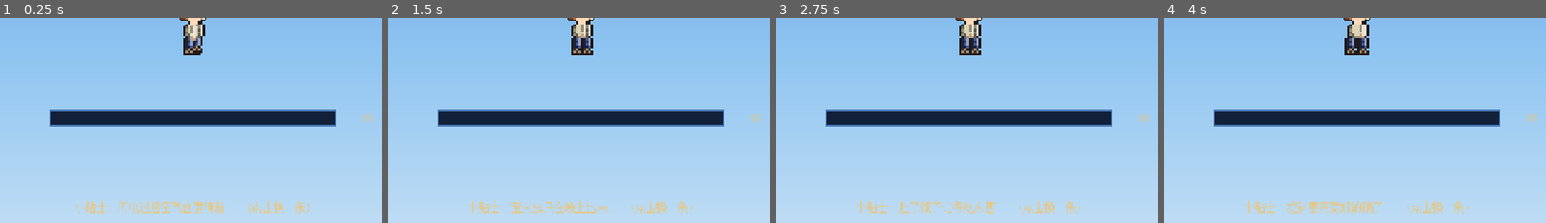
Above: before the commit, frames 1-4 (left to right).
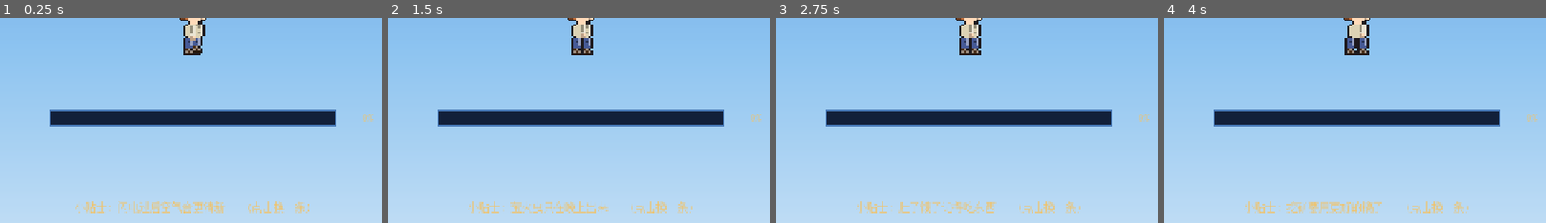
Above: after the commit, the same moments.

Repository: Nornttyy/tielaruia
Game: Godot game, scene res://scenes/ui/loading_screen.tscn
Same seed, same stepped clock (60 frames per second), same inputs: the game is played once before the commit and once after it. This scene is started directly instead of the project's main scene.
Inputs:
- Up to frame 1 (0.25 s): no input
- Up to frame 2 (1.5 s): click "小贴士: 闪电过后空气会更清新 (点击换一条)" at 0.5 s; click "小贴士: 按住 鼠标左键 挖方块 (点击换一条)" at 1.25 s
- Up to frame 3 (2.75 s): click "小贴士: 萤火虫只在晚上出来 (点击换一条)" at 2 s
- Up to frame 4 (4 s): click "小贴士: 肚子饿了记得吃东西 (点击换一条)" at 2.75 s; click "小贴士: 砍树就能拿到木头 (点击换一条)" at 3.5 s
The pictures show only the part of the screen within x 25-75%, y 41-91%; the shares and areas given below are measured in that part.

The runs differ from the first frame. In frame 1, 0.1% of the frame differs, in the area x 48-53%, y 3-15%; in frame 2, 0.2%; in frame 3, 0.2%; in frame 4, 0.1%.

Commit message:
tweak(character-art): 删衣服缝线 — 衬衫/裤子/裙子去缝, 留领口纽扣高光
用户嫌缝太多. 删: 衬衫后背竖缝E/D+内部暗纹, 裤子外侧裤缝A, 裙子竖褶缝B.
留: 领口/纽扣/前缘高光(非缝, 保form不死平). 女款 col0 改衬衫色保直背不歪.
轮廓不变, 18/18 过.

Co-Authored-By: Claude Opus 4.8 (1M context) <noreply@anthropic.com>

Diff:
--- a/scripts/art/player_art.gd
+++ b/scripts/art/player_art.gd
@@ -141,15 +141,15 @@
 	".H.",
 ]
 
-# 有扣衬衫: 后背深阴影E + 前襟纽扣(亮c+下阴D=凸起) + 领口 + 褶皱 + 下摆。
+# 干净衬衫 (用户要求删缝): 无后背竖缝/无内部暗纹, 只留领口 + 2 颗纽扣 + 前缘高光 c。
 # 细节放可见区 (中间 col3-4 被手臂挡, 不放细节)。7 宽 × 6 高。
 const _TORSO := [
 	".wwwDDc",   # 领口 DD + 前缘高光 c
-	"EwwwwDc",   # 后深阴 E + 纽扣 D + 前高光 c
-	"DwwwwEc",   # 扣下阴影 E (纽扣凸起感)
-	"EwwwwDc",   # 纽扣 D
-	"DEwwwEc",   # 后侧褶皱 E + 扣下阴影 E
-	".EDDDE.",   # 下摆深阴
+	"wwwwwDc",   # 纽扣 D + 前高光 c (后背改平, 无缝)
+	"wwwwwwc",   # 光面 (去内部暗缝)
+	"wwwwwDc",   # 纽扣 D + 前高光 c
+	"wwwwwwc",   # 光面
+	".wwwww.",   # 下摆 (平, 去深阴缝)
 ]
 # 手臂 (袖子+手), 垂在身体前。后缘深 D + 前缘亮 c; 手腕一道袖口 cc (凸起)。2 宽 × 6 高。
 const _ARM := [
@@ -160,19 +160,19 @@
 	"ks",
 	"kk",
 ]
-# 单腿 (裤 b / 阴影 B / 深阴 A / 高光 P)。外侧裤缝深A + 前缘高光P + 膝褶 + 裤脚深阴。3 宽 × 4 高。
+# 单腿 (裤 b / 阴影 B / 高光 P)。删外侧裤缝 A → 平裤腿, 只留前缘高光 P + 轻膝褶。3 宽 × 4 高。
 const _LEG := [
-	"AbP",
-	"ABP",
-	"AbP",
-	"AAb",
-]
-# 女款细腿 (2 宽, 苗条): 长裤 / 裙下裸腿 / 泳裤 各一版。外侧深裤缝 A + 前高光 P。
+	"bbP",
+	"bBP",
+	"bbP",
+	"bbb",
+]
+# 女款细腿 (2 宽, 苗条): 长裤 / 裙下裸腿 / 泳裤 各一版。删外侧裤缝, 只留前高光 P。
 const _LEG_F := [
-	"AP",
-	"AP",
-	"AP",
-	"Ab",
+	"bP",
+	"bP",
+	"bP",
+	"bb",
 ]
 const _LEG_SKIN_F := [
 	"kp",
@@ -181,8 +181,8 @@
 	"ks",
 ]
 const _LEG_TRUNK_F := [
-	"AP",
-	"AP",
+	"bP",
+	"bP",
 	"ks",
 	"ks",
 ]
@@ -214,16 +214,16 @@
 	"kss",
 	"kss",
 ]
-# 裙子 (裤色 b/B 梯形 + 腰带B + 竖褶缝 + 前高光P + 下摆深阴A)。9 宽 × 3 高。
+# 裙子 (裤色 b 梯形 + 平裙身, 删竖褶缝 + 前高光P + 下摆软角B)。9 宽 × 3 高。
 const _SKIRT := [
-	".BBBBBbP.",
-	"bBbBbbbPb",
-	"ABbBbbBPA",
-]
-# 泳裤款的腿 (上段短裤 b/B + 外侧深裤缝 A + 前缘高光 P + 下段裸腿 s/k)。3 宽 × 4 高。
+	".bbbbbbP.",
+	"bbbbbbbPb",
+	"BbbbbbbPB",
+]
+# 泳裤款的腿 (上段短裤 b + 删外侧裤缝 + 前缘高光 P + 下段裸腿 s/k)。3 宽 × 4 高。
 const _LEG_TRUNK := [
-	"AbP",
-	"AbP",
+	"bbP",
+	"bbP",
 	"kss",
 	"kss",
 ]
@@ -310,11 +310,11 @@
 	cs = clampi(cs, 0, 5)
 	var rows := [
 		".wwwDDc..",   # 肩 + 领口 DD + 前高光 c
-		"EwwwwDc..",   # 上胸 (后深阴E + 纽扣D + 前高光c)
-		"DwwwwEc..",   # 中胸 (扣下阴影E = 纽扣凸起)
-		"EwwwwDc..",   # 下胸 (纽扣D)
-		"Dwww.....",   # 腰 (收腰; 后背 col0 一条直线, 不歪)
-		"Dwwwww...",   # 胯 (外扩, 比腰宽一截)
+		"wwwwwDc..",   # 上胸 (纽扣D + 前高光c, 删后背缝)
+		"wwwwwwc..",   # 中胸 (光面, 去内部暗纹)
+		"wwwwwDc..",   # 下胸 (纽扣D)
+		"wwww.....",   # 腰 (收腰; 后背 col0 改衬衫色保直背不歪, 无暗缝)
+		"wwwwww...",   # 胯 (外扩, 比腰宽一截)
 	]
 	if cs >= 1:
 		rows[3] = _set_char(rows[3], 7, "w")   # 下胸前鼓 1px
